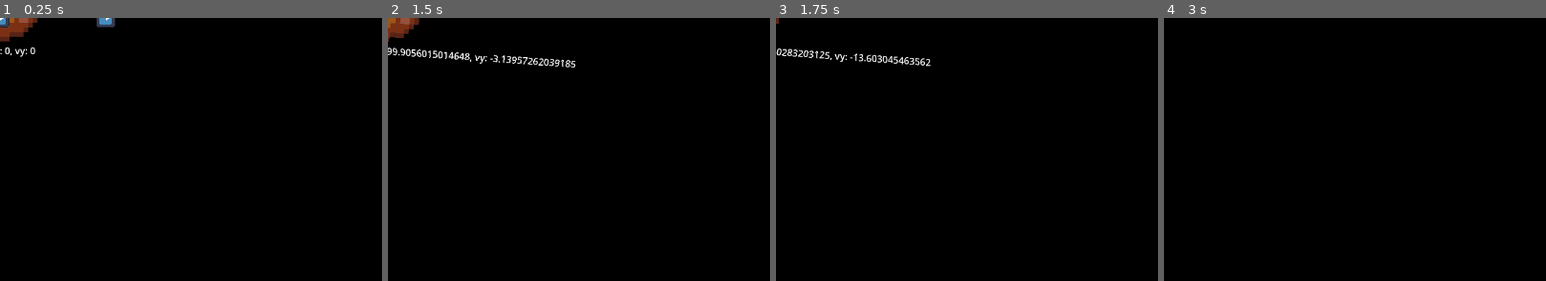
Above: before the commit, frames 1-4 (left to right).
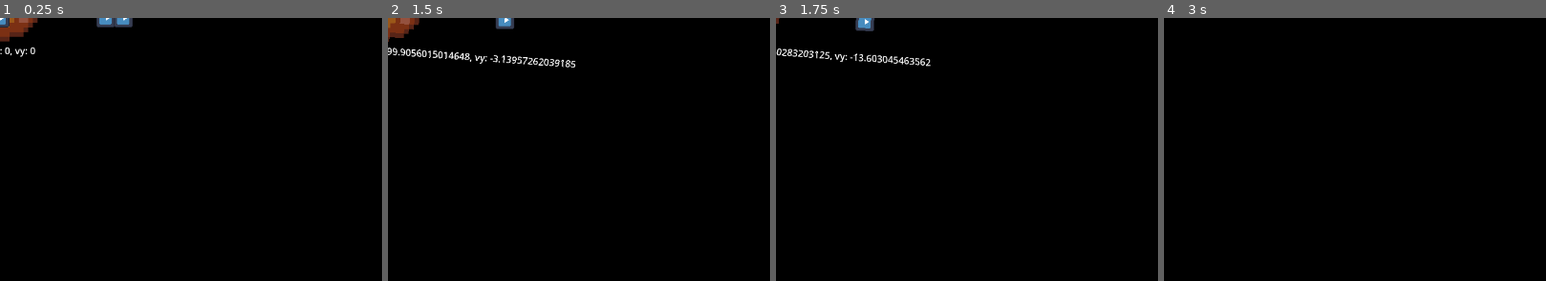
Above: after the commit, the same moments.

Repository: LaffertyDev/ld53-space-truckers
Game: Godot game, scene res://src/game/ships/ship.tscn
The game is run twice, just before and just after one commit, with the same random seed, the same clock (stepped at 60 frames per second) and the same inputs. This scene is started directly instead of the project's main scene. The engine's default icon, where the game draws it, is replaced by a stand-in: a white triangle on a blue panel in a dark square.
Inputs:
- Up to frame 1 (0.25 s): no input
- Up to frame 2 (1.5 s): tap Enter at 0.5 s; hold E (ship_translate_right) 0.53-1.28 s; hold X (all_stop) 0.53-1.28 s; tap Space at 1.25 s; hold S (ship_thrust_backward) from 1.28 s (still down); tap Right (rotate_clockwise) at 1.35 s
- Up to frame 3 (1.75 s): keep holding S (ship_thrust_backward)
- Up to frame 4 (3 s): release S (ship_thrust_backward) at 2.03 s; hold E (ship_translate_right) 2.03-2.78 s; hold Left (rotate_counterclockwise) 2.03-2.78 s; tap Enter at 2.75 s; hold S (ship_thrust_backward) from 2.78 s (still down); tap X (all_stop) at 2.85 s
The pictures show only the part of the screen within x 0-50%, y 0-50%; the shares and areas given below are measured in that part.

The runs differ from the first frame. In frame 1, 0.2% of the frame differs, in the area x 30-35%, y 0-4%; in frame 2, 0.2%; in frame 3, 0.2%, in the area x 20-26%, y 0-6%; in frame 4, nothing differs.

Commit message:
add station indicators and goals

Diff:
--- a/src/game/persistant_world.gd
+++ b/src/game/persistant_world.gd
@@ -87,10 +87,13 @@
 	ship.name = str(id)
 	%player_ships_list.add_child(ship, true)
 
+	var station = get_tree().get_nodes_in_group("stations")[0]
+
 	var p = player_scene.instantiate()
 	p.player_mp_id = id
-	p.player_name = "Player %d" % id
 	p.name = str(id)
+	p.my_ship = ship
+	p.current_delivery_destination = station.get_random_delivery_destination(station.station_uuid)
 	%networked_player_list.add_child(p, true)
 
 func destroy_player(id):
--- a/src/game/persistant_world.tscn
+++ b/src/game/persistant_world.tscn
@@ -29,5 +29,9 @@
 [node name="station" parent="." instance=ExtResource("3_i2vhq")]
 position = Vector2(-177, 145)
 
+[node name="station2" parent="." instance=ExtResource("3_i2vhq")]
+position = Vector2(1198, 851)
+station_uuid = "beta"
+
 [connection signal="despawned" from="spawner_player" to="." method="_on_multiplayer_spawner_despawned"]
 [connection signal="spawned" from="spawner_player" to="." method="_on_multiplayer_spawner_spawned"]
--- a/src/game/player/player.gd
+++ b/src/game/player/player.gd
@@ -10,20 +10,45 @@
 	set(val):
 		player_mp_id = val
 
+@export var player_score = 0 :
+	get:
+		return player_score
+	set(val):
+		player_score = val
+		# this is inefficient and updated on every packet drop
+		%score.text = "Current Score: %s" % val
+
+@export var current_delivery_destination: String :
+	get:
+		return current_delivery_destination
+	set(val):
+		# this is inefficient and updated on every packet drop
+		if current_delivery_destination != val:
+			current_delivery_destination = val
+			update_destination()
+
 func _ready():
-	print(player_mp_id)
-	print("Player spawned. Name: %s, position: %s" % [player_name, position])
+	add_to_group("players")
 	var is_current_player = player_mp_id == multiplayer.get_unique_id()
 	%player_camera.enabled = is_current_player
+	%destinations.visible = is_current_player
 	set_process(is_current_player)
 
 	var ships = get_tree().get_nodes_in_group("ships")
-	print(ships.size())
 	for ship in ships:
-		print("nodes_by_%s" % player_mp_id)
 		if ship.is_in_group("nodes_by_%s" % player_mp_id):
 			my_ship = ship
+			if current_delivery_destination != null:
+				update_destination()
 
 func _process(_delta):
 	if my_ship != null:
 		%player_camera.position = my_ship.position
+
+func update_destination():
+	%destinations.text = "Current Destination: %s" % current_delivery_destination
+	if my_ship != null && self.is_inside_tree():
+		var stations = get_tree().get_nodes_in_group("stations")
+		for station in stations:
+			if station.station_uuid == current_delivery_destination:
+				my_ship.update_destination(station.global_position)
--- a/src/game/player/player.tscn
+++ b/src/game/player/player.tscn
@@ -6,6 +6,12 @@
 properties/0/path = NodePath(".:player_mp_id")
 properties/0/spawn = true
 properties/0/sync = false
+properties/1/path = NodePath(".:player_score")
+properties/1/spawn = true
+properties/1/sync = true
+properties/2/path = NodePath(".:current_delivery_destination")
+properties/2/spawn = true
+properties/2/sync = true
 
 [node name="player" type="Node2D"]
 script = ExtResource("1_mt558")
@@ -14,5 +20,22 @@
 unique_name_in_owner = true
 enabled = false
 
+[node name="destinations" type="Label" parent="player_camera"]
+unique_name_in_owner = true
+offset_left = 1.0
+offset_top = 43.0
+offset_right = 164.0
+offset_bottom = 69.0
+text = "Current Destination: "
+
+[node name="score" type="Label" parent="player_camera"]
+unique_name_in_owner = true
+offset_left = 1.0
+offset_top = 68.0
+offset_right = 164.0
+offset_bottom = 94.0
+text = "Score
+"
+
 [node name="ServerSync" type="MultiplayerSynchronizer" parent="."]
 replication_config = SubResource("SceneReplicationConfig_c1tfw")
--- a/src/game/ships/ship.gd
+++ b/src/game/ships/ship.gd
@@ -1,10 +1,11 @@
 extends CharacterBody2D
 
-var player_name: String
 const MAX_SPEED = 1500.0
 const ACCELERATION_PER_SECOND = 600 #980 is default gravity
 const SHIP_TRANSLATION_SPEED = 400
 const CORRECTION_SPEED = 300
+
+var destination_vector: Vector2 = Vector2(0,0)
 
 @export var my_velocity = self.velocity
 
@@ -22,6 +23,9 @@
 	add_to_group("ships")
 	add_to_group("nodes_by_%s" % player_mp_id)
 	pass
+
+func update_destination(new_destination: Vector2):
+	destination_vector = new_destination
 
 func _physics_process(_delta):
 	velocity = my_velocity
@@ -41,9 +45,9 @@
 	elif %ShipInputSync.is_thrusting_backward:
 		thrust_acceleration_vector *= -1
 	else:
+		# reduce thrust speed
 		thrust_acceleration_vector *= 0
 
-	var translation_acceleration_normalized = SHIP_TRANSLATION_SPEED * _delta
 	var translation_acceleration_vector = Vector2(SHIP_TRANSLATION_SPEED * _delta * cos(rotation - 1.57), SHIP_TRANSLATION_SPEED * _delta * sin(rotation - 1.57))
 	if %ShipInputSync.is_translating_left:
 		translation_acceleration_vector *= 1
@@ -55,17 +59,17 @@
 		translation_acceleration_vector.y = 0
 
 	if thrust_acceleration_vector.is_zero_approx():
-		var correction_speed_normalized = velocity.abs().length() * 0.75 * _delta
+		var correction_speed_normalized = velocity.abs().length() * 1.5 * _delta
 		var angle_to_velocity_degrees = rad_to_deg(angle_to_velocity)
-		if angle_to_velocity_degrees > 0 && angle_to_velocity_degrees < 90:
+		if angle_to_velocity_degrees > 2 && angle_to_velocity_degrees < 90:
 			thrust_acceleration_vector = facing_vector.orthogonal() * correction_speed_normalized
-		elif angle_to_velocity_degrees < 0 && angle_to_velocity_degrees > -90:
+		elif angle_to_velocity_degrees < -2 && angle_to_velocity_degrees > -90:
 			thrust_acceleration_vector = facing_vector.orthogonal() * correction_speed_normalized * -1
-		elif angle_to_velocity_degrees < -90 || angle_to_velocity_degrees > 90:
+		elif angle_to_velocity_degrees <= -90 || angle_to_velocity_degrees >= 90:
 			thrust_acceleration_vector = velocity.normalized() * correction_speed_normalized * -1
 		else:
 			# we're dead-on, so just slow by an amount
-			thrust_acceleration_vector = velocity * -1 * _delta
+			thrust_acceleration_vector = velocity * -1.5 * _delta
 
 		if thrust_acceleration_vector.length() < 0.1:
 			thrust_acceleration_vector *= 0
@@ -80,6 +84,10 @@
 	%acceleration_vector.rotation = acceleration_total.angle() + 1.57 - rotation
 	%acceleration_vector.position = acceleration_total.normalized().rotated(-rotation) * 120
 
+	var angle_to_destination_from_x = self.position.angle_to_point(destination_vector)
+	%destination_vector.rotation = angle_to_destination_from_x - rotation + 1.57
+	%destination_vector.position = Vector2(1, 0).rotated(%destination_vector.rotation - 1.57) * 210
+
 	# min and max
 	if velocity.is_zero_approx():
 		velocity.x = 0
--- a/src/game/ships/ship.tscn
+++ b/src/game/ships/ship.tscn
@@ -80,3 +80,10 @@
 rotation = 1.5708
 scale = Vector2(0.25, 0.25)
 texture = ExtResource("1_0jupo")
+
+[node name="destination_vector" type="Sprite2D" parent="."]
+unique_name_in_owner = true
+position = Vector2(210, 2.08165e-12)
+rotation = 1.5708
+scale = Vector2(0.25, 0.25)
+texture = ExtResource("1_0jupo")
--- /dev/null
+++ b/src/game/stations/station.gd
@@ -0,0 +1,26 @@
+extends Node2D
+
+@export var station_uuid: String
+
+func _ready():
+	add_to_group("stations")
+
+func get_random_delivery_destination(except: String):
+	var stations = get_tree().get_nodes_in_group("stations")
+	var destination = stations[randi() % stations.size()]
+	print(destination.name)
+	if destination.station_uuid == except:
+		return get_random_delivery_destination(except)
+	return destination.station_uuid
+
+
+func _on_landing_pad_right_body_entered(body):
+	print("hit landing pad")
+	var player_id = body.player_mp_id
+	var players = get_tree().get_nodes_in_group("players")
+	for player in players:
+		if player.player_mp_id == player_id:
+			if player.current_delivery_destination == station_uuid:
+				print("hit your current landing pad!")
+				player.player_score += 1
+				player.current_delivery_destination = get_random_delivery_destination(player.current_delivery_destination)
--- a/src/game/stations/station.tscn
+++ b/src/game/stations/station.tscn
@@ -1,6 +1,7 @@
-[gd_scene load_steps=4 format=3 uid="uid://dqwbw6ff8whb"]
+[gd_scene load_steps=5 format=3 uid="uid://dqwbw6ff8whb"]
 
 [ext_resource type="Texture2D" uid="uid://bpokcoffe7f03" path="res://src/game/stations/station.png" id="1_dix8o"]
+[ext_resource type="Script" path="res://src/game/stations/station.gd" id="1_pk7mc"]
 
 [sub_resource type="CapsuleShape2D" id="CapsuleShape2D_4snth"]
 radius = 356.0
@@ -10,6 +11,8 @@
 radius = 72.0
 
 [node name="station" type="Node2D"]
+script = ExtResource("1_pk7mc")
+station_uuid = "alpha"
 
 [node name="Sprite2D" type="Sprite2D" parent="."]
 scale = Vector2(4, 4)
@@ -45,3 +48,5 @@
 
 [node name="CollisionShape2D" type="CollisionShape2D" parent="LandingPad_Left"]
 shape = SubResource("CircleShape2D_2xefy")
+
+[connection signal="body_entered" from="LandingPad_Right" to="." method="_on_landing_pad_right_body_entered"]
